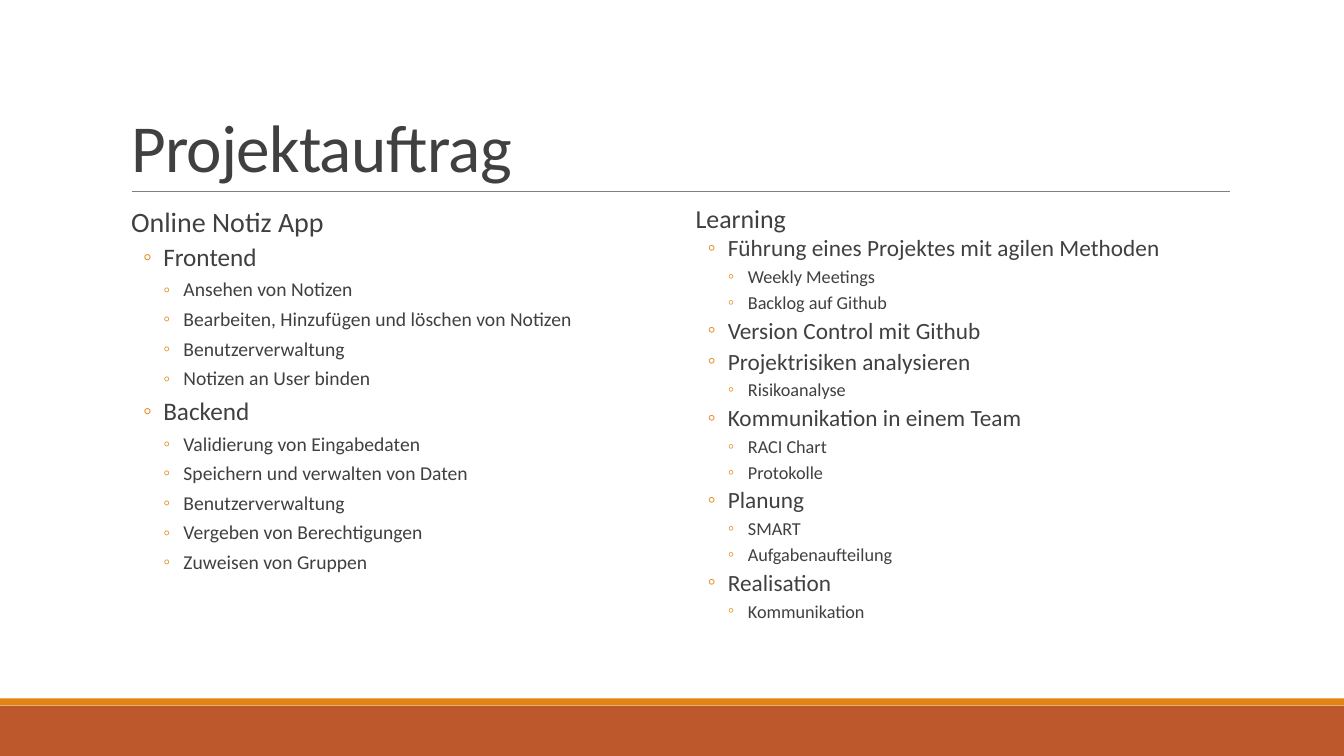
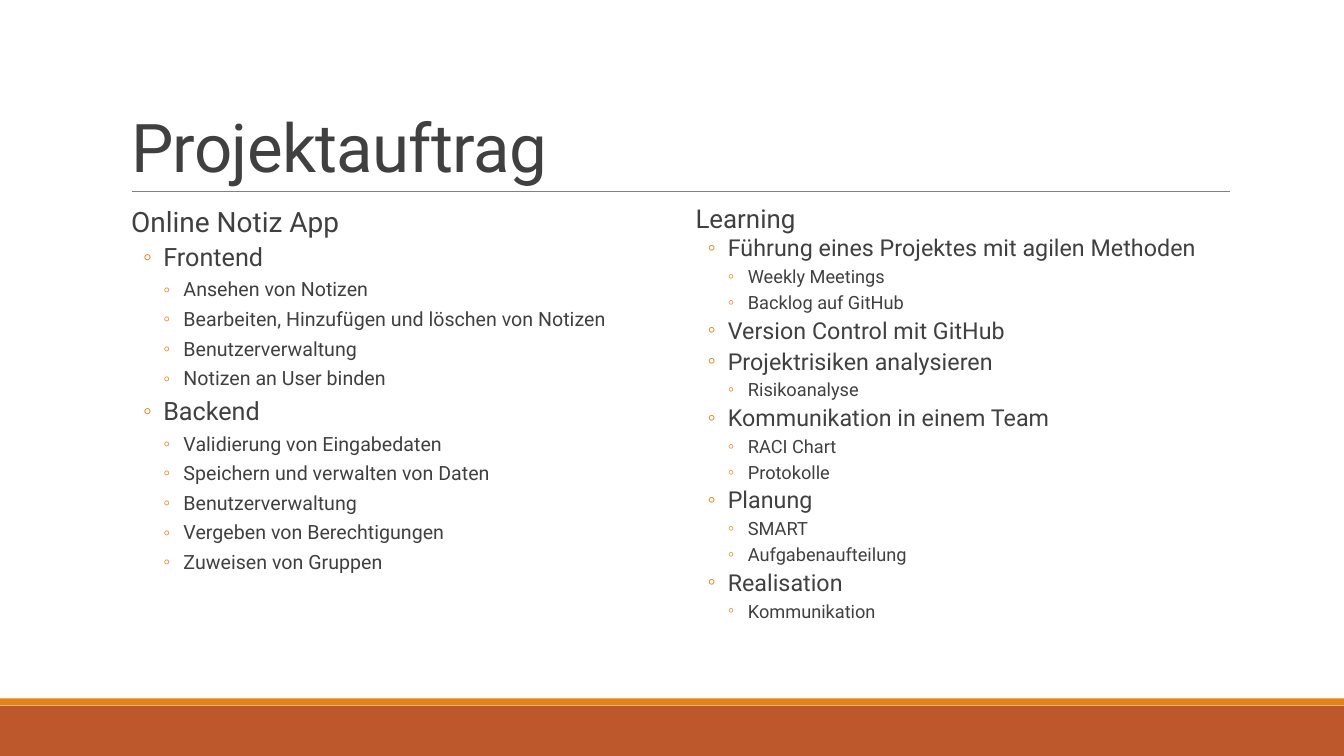
Before and after one commit to fabianbaechli/online_note_tool, a slide deck: slide 5 of Presentation/presentation_online_note_tool.pptx. Drawn at 1344x756 pixels with LibreOffice and Linux fonts; fonts in the diff are those of the drawing. Boxes give left, top, right and bottom in pixels: in the first picture for what was removed or moved away, otherwise in the second. Text is boxed around its words. In the diff, an @@ line names an element or a change of style, - is before the commit and + after.

Commit message:
changes presentation

```diff
--- a/Presentation/presentation_online_note_tool.pptx
+++ b/Presentation/presentation_online_note_tool.pptx
@@ title "Projektauftrag" at box(131, 121, 547, 187): font Calibri to Roboto @@
@@ text "Online Notiz App" at box(131, 211, 605, 573): font Calibri to Roboto @@
@@ text at box(696, 209, 1196, 618): font Calibri to Roboto in "Learning", "Führung eines Projektes mit agilen Methoden", "Weekly Meetings", "Projektrisiken analysieren" and 9 more places @@
@@ text at box(728, 295, 1005, 339): text changed; font Calibri to Roboto @@
-    ◦ Backlog auf Github
-  ◦ Version Control mit Github
+    ◦ Backlog auf GitHub
+  ◦ Version Control mit GitHub
```
Also in this commit, not shown: 14 other slides changed, 1 slide added.
